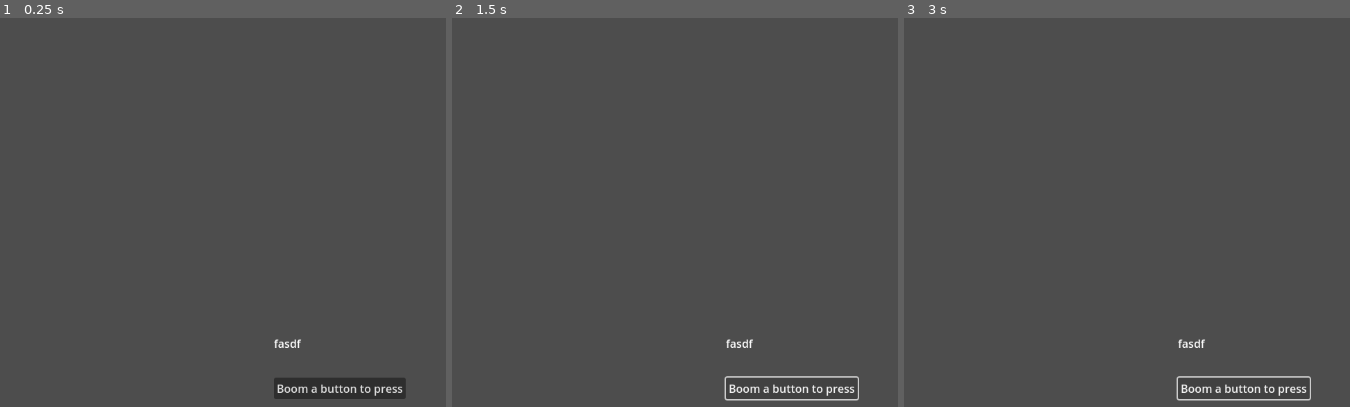
Above: before the commit, frames 1-3 (left to right).
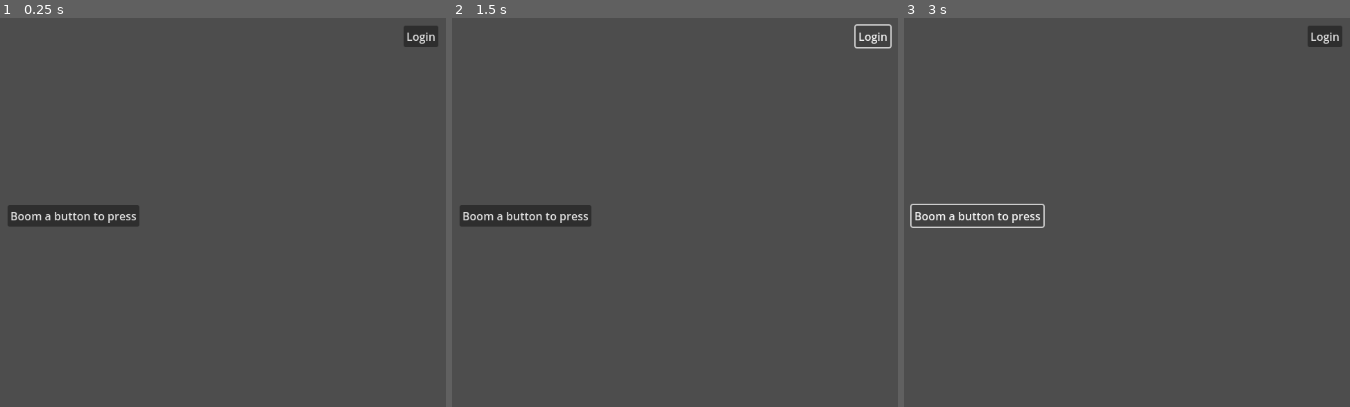
Above: after the commit, the same moments.

Repository: ZGameLogic/Cobble-Client
Game: Godot game, scene res://Scenes/main_menu.tscn
The game is run twice, just before and just after one commit, with the same random seed, the same clock (stepped at 60 frames per second) and the same inputs.
Inputs:
- Up to frame 1 (0.25 s): no input
- Up to frame 2 (1.5 s): click "Boom a button to press" at 0.5 s; click "Boom a button to press" (after the commit: "Login") at 1.25 s
- Up to frame 3 (3 s): click "Boom a button to press" (after the commit: "Login") at 2 s; click "Boom a button to press" at 2.75 s

The runs differ from the first frame. In frame 1, 3.4% of the frame differs, in the area x 1-99%, y 2-98%; in frame 2, 2.4%; in frame 3, 1.7%.

Commit message:
better layouts

Diff:
--- a/Scenes/main_menu.tscn
+++ b/Scenes/main_menu.tscn
@@ -4,37 +4,49 @@
 
 [node name="Control" type="Control"]
 layout_mode = 3
-anchor_right = 1.667
-anchor_bottom = 1.667
-offset_right = -0.384033
-offset_bottom = -0.216064
+anchors_preset = 15
+anchor_right = 1.0
+anchor_bottom = 1.0
 grow_horizontal = 2
 grow_vertical = 2
 script = ExtResource("1_28flt")
 
-[node name="CenterContainer" type="CenterContainer" parent="."]
-layout_mode = 0
-offset_top = 3.0
-offset_right = 1920.0
-offset_bottom = 1083.0
+[node name="TopRight" type="MarginContainer" parent="."]
+layout_mode = 1
+anchors_preset = -1
+anchor_left = 1.0
+anchor_right = 1.0
+offset_left = -100.0
+offset_top = 50.0
+offset_right = -50.0
 
-[node name="VBoxContainer" type="VBoxContainer" parent="CenterContainer"]
+[node name="VBoxContainer" type="VBoxContainer" parent="TopRight"]
 layout_mode = 2
 
-[node name="UserNameLabel" type="RichTextLabel" parent="CenterContainer/VBoxContainer"]
+[node name="Button" type="Button" parent="TopRight/VBoxContainer"]
 layout_mode = 2
-text = "fasdf"
+text = "Login
+"
+
+[node name="UserNameLabel" type="RichTextLabel" parent="TopRight/VBoxContainer"]
+layout_mode = 2
 fit_content = true
 scroll_active = false
 
-[node name="Control" type="Control" parent="CenterContainer/VBoxContainer"]
-custom_minimum_size = Vector2(0, 30)
-layout_mode = 2
-size_flags_vertical = 0
+[node name="Center" type="MarginContainer" parent="."]
+layout_mode = 1
+anchors_preset = 8
+anchor_left = 0.5
+anchor_top = 0.5
+anchor_right = 0.5
+anchor_bottom = 0.5
+offset_left = -95.0
+offset_top = -15.5
+offset_right = 95.0
+offset_bottom = 15.5
+grow_horizontal = 2
+grow_vertical = 2
 
-[node name="Button" type="Button" parent="CenterContainer/VBoxContainer"]
+[node name="Button" type="Button" parent="Center"]
 layout_mode = 2
 text = "Boom a button to press"
-
-[connection signal="pressed" from="CenterContainer/VBoxContainer/Button" to="." method="login"]
-[connection signal="pressed" from="CenterContainer/VBoxContainer/Button" to="CenterContainer/VBoxContainer/Button" method="login"]
--- a/Scripts/WebSocketController.gd
+++ b/Scripts/WebSocketController.gd
@@ -5,12 +5,12 @@
 var user_name: String
 var avatar: String
 var userId: int
-var game_check = false
+var game_check := false
 
 func _ready():
-	WebSocketManager.connect("websocket_message_received", self.on_websocket_message_recieve)
+	WebSocketManager.connect("websocket_message_received", self.on_websocket_message_receive)
 
-func on_websocket_message_recieve(msg: Dictionary):
+func on_websocket_message_receive(msg: Dictionary) -> void:
 	if msg.statusCode != 200:
 		print(msg)
 		return
@@ -24,7 +24,7 @@
 			var token = msg["data"]["rollingToken"]
 			WebSocketManager.save_token(token)
 			WebSocketManager.send_message("{\"type\": \"game-check\"}")
-			emit_signal("username", user_name)
+			emit_signal(username.get_name(), user_name)
 		"initial":
 			print(msg)
 		"game-check":
--- a/Scripts/WebSocketManager.gd
+++ b/Scripts/WebSocketManager.gd
@@ -1,7 +1,6 @@
 extends Node
 
 signal websocket_message_received(msg: Dictionary)
-signal oauth_code_received(code: String)
 
 var peer: WebSocketPeer
 var token_file_path = "user://data.dat"
@@ -103,7 +102,7 @@
 				var json = JSON.new()
 				var result = json.parse(peer.get_packet().get_string_from_utf8())
 				var data = json.data
-				emit_signal("websocket_message_received", data)
+				emit_signal(websocket_message_received.get_name(), data)
 		WebSocketPeer.STATE_CLOSING:
 			print("⚠️ Closing connection...")
 		WebSocketPeer.STATE_CLOSED:
--- a/Scripts/main_menu/main_menu.gd
+++ b/Scripts/main_menu/main_menu.gd
@@ -6,7 +6,7 @@
 	print("pushed")
 
 func _ready():
-	username_label = $UserNameLabel
+	username_label = $TopRight/VBoxContainer/UserNameLabel
 	WebSocketController.connect("username", self.user_name_change)
 
 func user_name_change(name: String):
Not shown, added: .DS_Store
